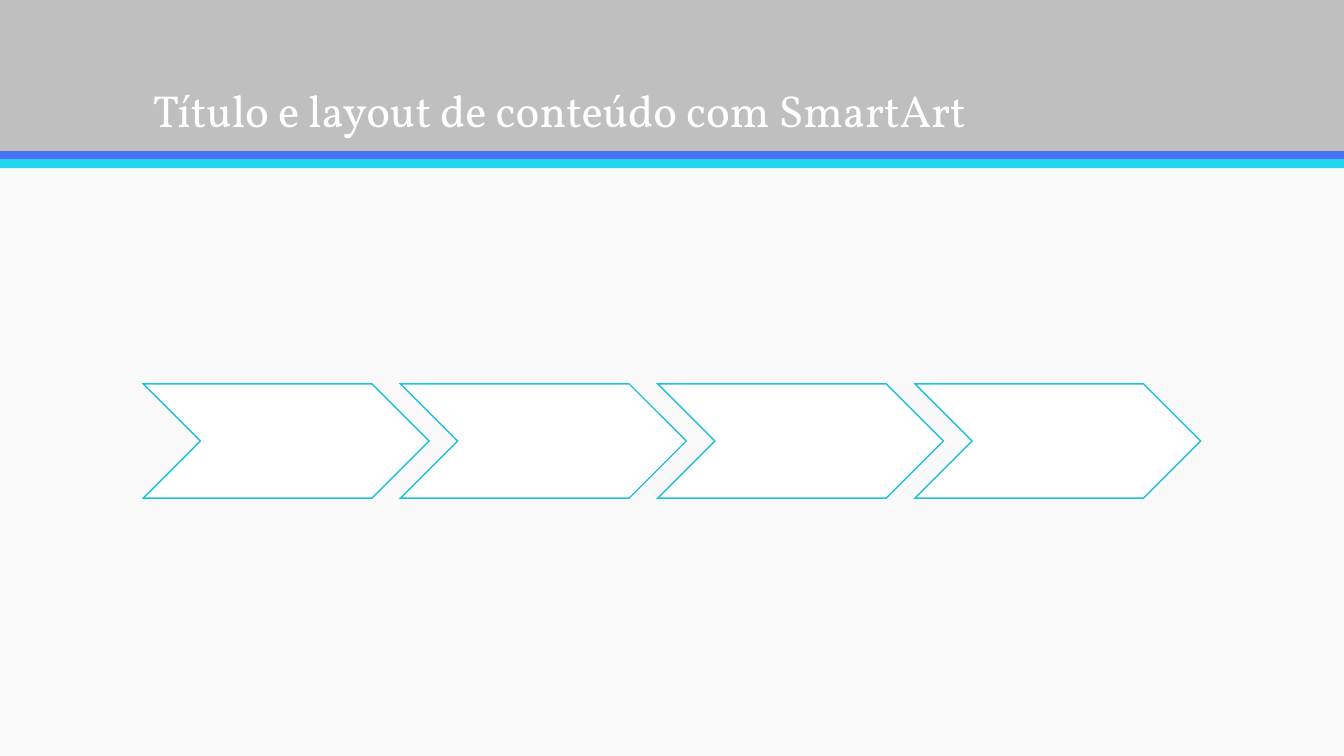
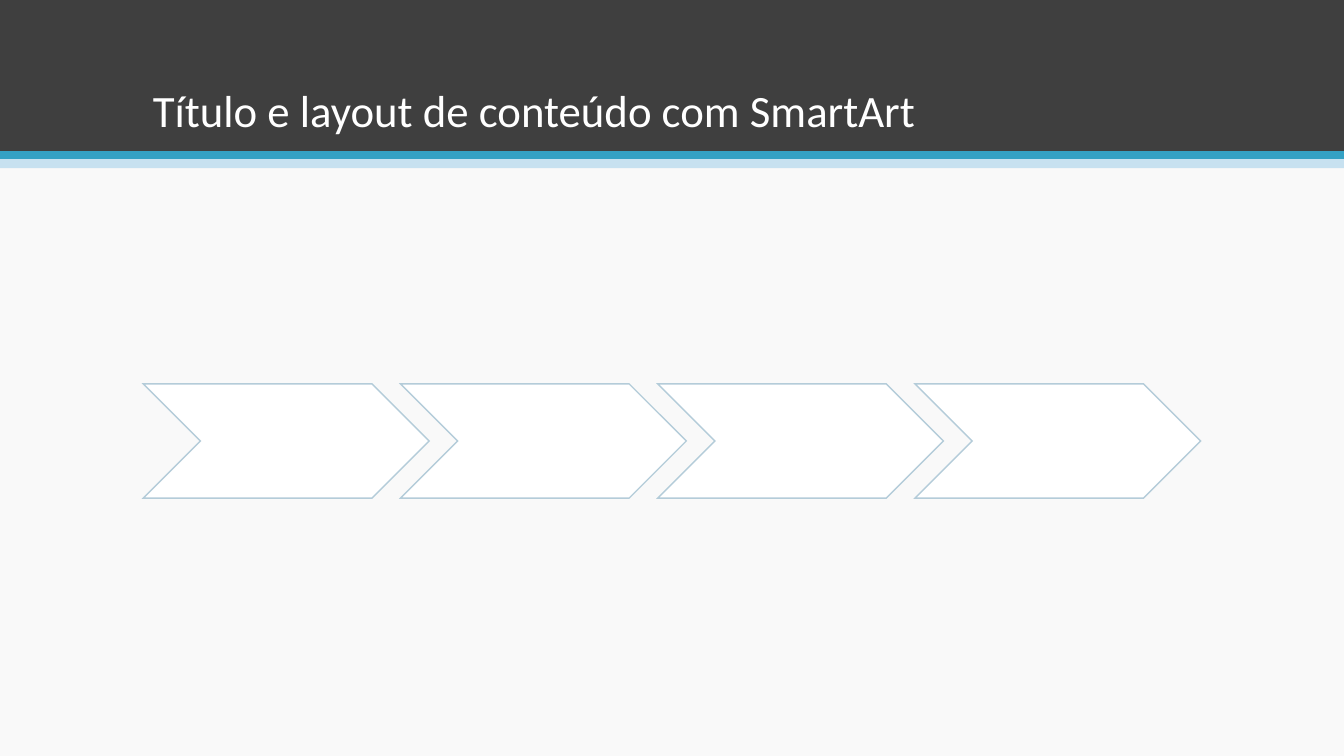
Before and after one commit to esteves-esta/TechHumi, a slide deck: slide 5 of documentacao/PowerPoint.pptx. Drawn at 1344x756 pixels with LibreOffice and Linux fonts; fonts in the diff are those of the drawing. Boxes give left, top, right and bottom in pixels: in the first picture for what was removed or moved away, otherwise in the second. Text is boxed around its words. In the diff, an @@ line names an element or a change of style, - is before the commit and + after.

```diff
--- a/documentacao/PowerPoint.pptx
+++ b/documentacao/PowerPoint.pptx
@@ rectangle at box(0, 0, 1344, 151): fill #BFBFBF to #3F3F3F @@
@@ title "Título e layout de conteúdo ..." at box(153, 96, 915, 135): font Vollkorn to Calibri @@
@@ rectangle at box(0, 151, 1344, 160): fill #4971F1 to #34A1C4 @@
@@ rectangle at box(0, 159, 1344, 168): fill #23D5ED to #C7E1F0 @@
@@ outline #20C1D7 1 pt to #B5CCDA 1 pt in 4 elements at box(143, 384, 430, 498), box(400, 384, 687, 498), box(657, 384, 944, 498), box(915, 384, 1202, 498) @@
```
Also in this commit, not shown: 9 other slides changed, 2 slides added, 2 slides removed, 4 other files.
